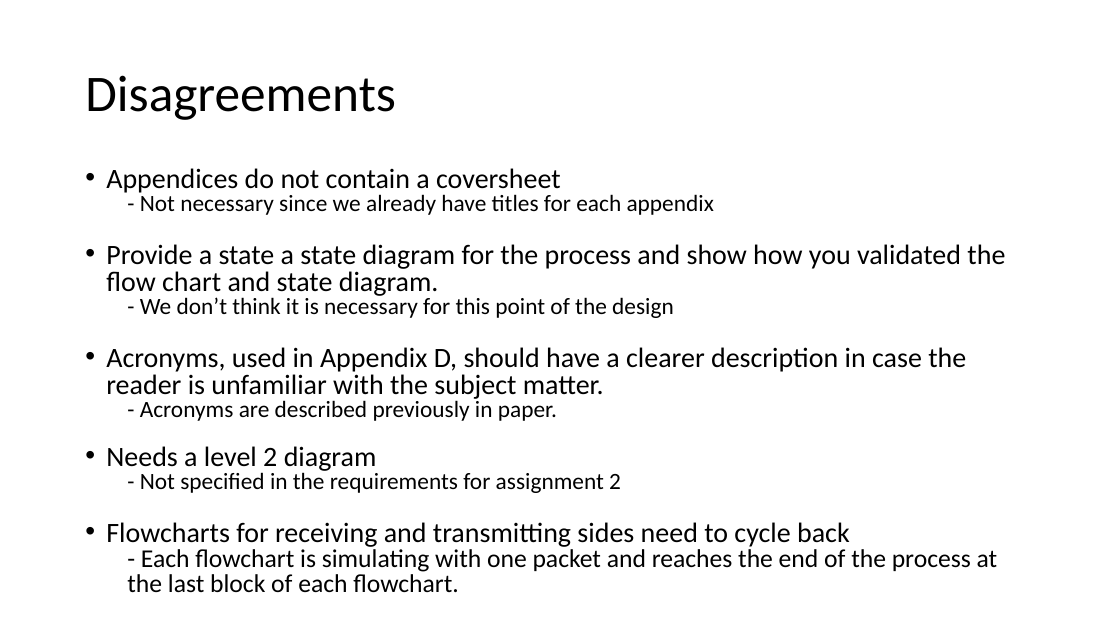
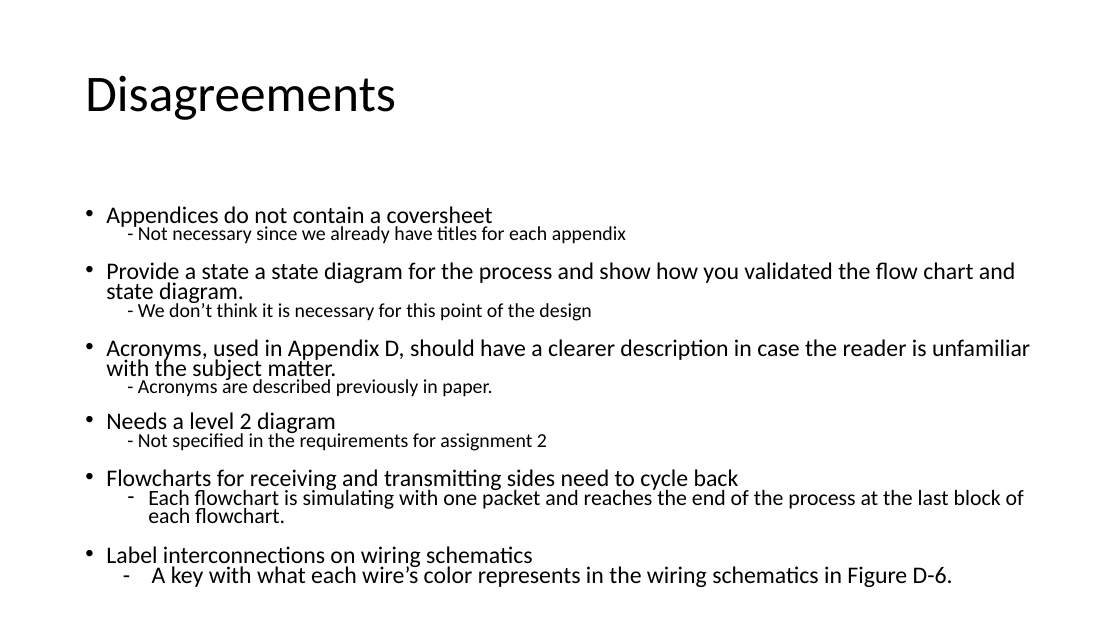
Before and after one commit to MrLordLeon/TNCMCU, a slide deck: slide 4 of Presentations/4_1_20 Assignment 2B Presentation.pptx. Drawn at 1120x630 pixels with LibreOffice and Linux fonts; fonts in the diff are those of the drawing. Boxes give left, top, right and bottom in pixels: in the first picture for what was removed or moved away, otherwise in the second. Text is boxed around its words. In the diff, an @@ line names an element or a change of style, - is before the commit and + after.

Commit message:
Presentation 2b FIX

```diff
--- a/Presentations/4_1_20 Assignment 2B Presentation.pptx
+++ b/Presentations/4_1_20 Assignment 2B Presentation.pptx
@@ text at box(106, 206, 1030, 493): size 24 to 20.4 pt in "Appendices do not contain a coversheet", "Provide a state a state diagram for ...", "Acronyms, used in Appendix D, should have ...", "Needs a level 2 diagram" and 1 more places; size 20 to 17 pt in "- Not necessary since we already have ...", "- We don’t think it is necessary ...", "- Acronyms are described previously in paper.", "- Not specified in the requirements for ..."; line spacing 0.8 to 0.7 @@
@@ text at box(106, 486, 1024, 587): text changed; size 22 to 20.4 pt @@
-  - Each flowchart is simulating with one packet and reaches the end of the process at the last block of each flowchart.
+  – Each flowchart is simulating with one packet and reaches the end of the process at the last block of each flowchart.
+• Label interconnections on wiring schematics
+- A key with what each wire’s color represents in the wiring schematics in Figure D-6.
```
Also in this commit, not shown: 1 other slide changed, 1 other file.
